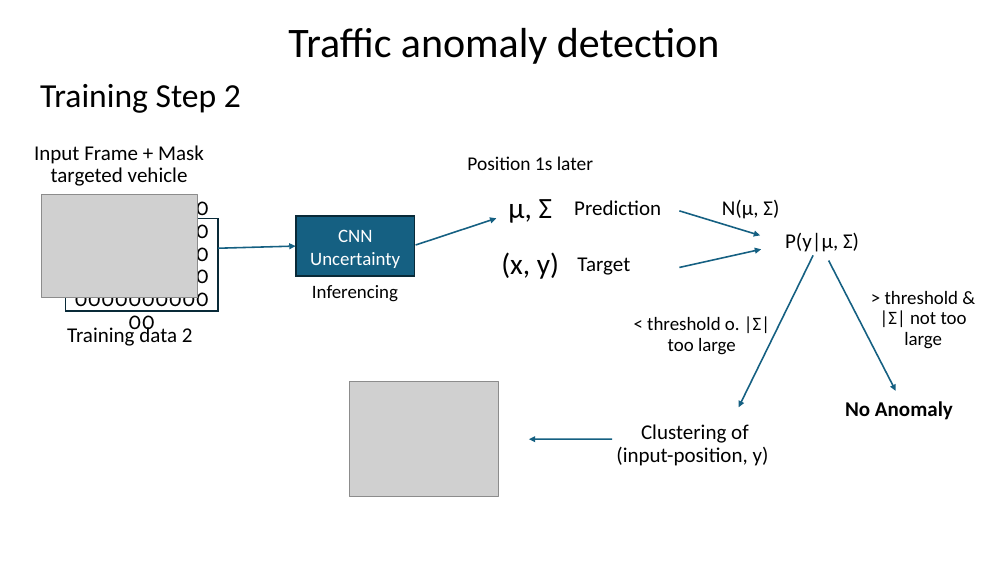
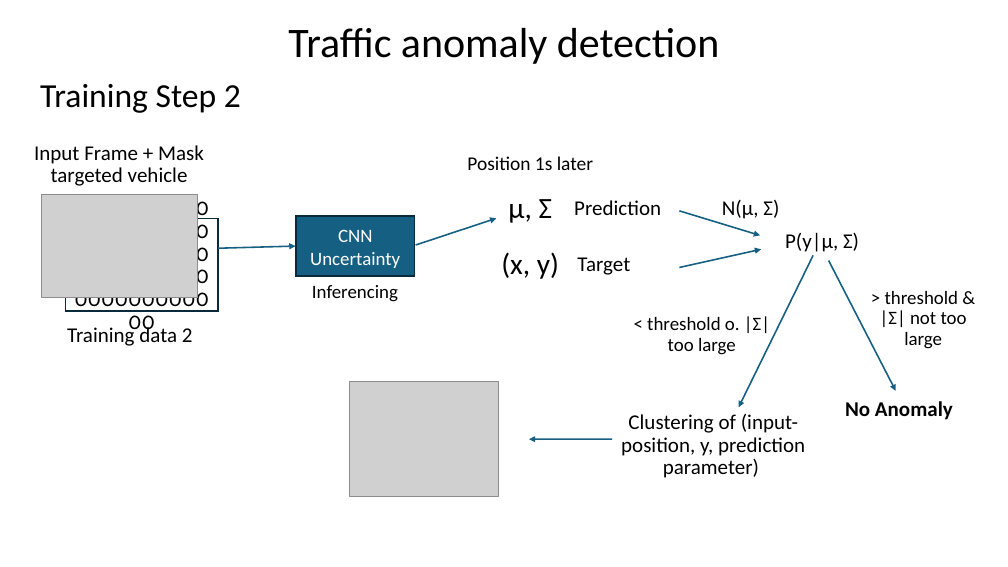
Before and after one commit to starwit/movement-predictor, a slide deck: slide 2 of docs/ApproachVisualization.pptx. Drawn at 1008x567 pixels with LibreOffice and Linux fonts; fonts in the diff are those of the drawing; grey boxes stand for pictures. Boxes give left, top, right and bottom in pixels: in the first picture for what was removed or moved away, otherwise in the second. Text is boxed around its words. In the diff, an @@ line names an element or a change of style, - is before the commit and + after.

```diff
--- a/docs/ApproachVisualization.pptx
+++ b/docs/ApproachVisualization.pptx
@@ text at [621,414,805,478]: text changed @@
-Clustering of (input-position, y)
+Clustering of (input-position, y, prediction parameter)
```
Also in this commit, not shown: 2 other slides changed, 2 other files.
